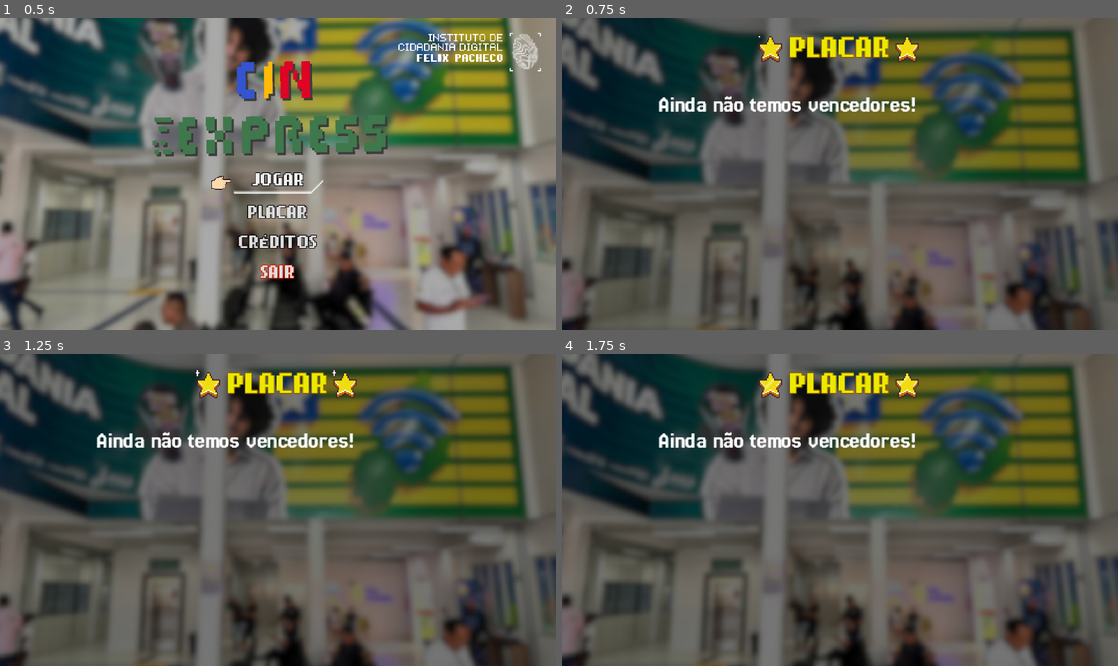
Above: before the commit, frames 1-4 (two rows, left to right).
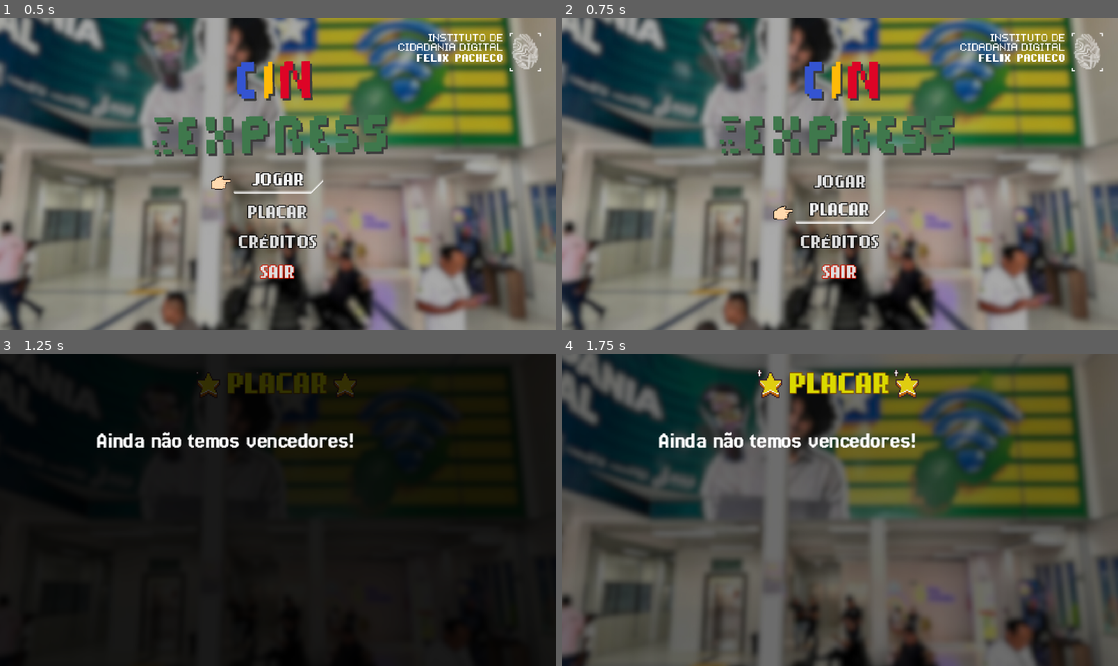
Above: after the commit, the same moments.

Repository: bianca-bezerra/CINExpress
Game: Godot game, scene res://scenes/levels/menu_scene.tscn
Two runs of this game, one before a commit and one after it. Both use one fixed random seed, a clock stepped at 60 frames per second and the inputs below.
Inputs:
- Up to frame 1 (0.5 s): no input
- Up to frame 2 (0.75 s): click "PLACAR" at 0.5 s
- Up to frame 3 (1.25 s): no input
- Up to frame 4 (1.75 s): tap Enter (ui_accept) at 1.25, 1.52, 1.55 s; hold End (ui_end) from 1.28 s (still down)

Frame 1 is identical in both runs. In frame 2, 84% of the frame differs, in the area x 0-100%, y 0-100%; in frame 3, 97%; in frame 4, less than 0.1%.

Commit message:
Implement player experience improvements

Diff:
--- a/scenes/levels/username_scene.tscn
+++ b/scenes/levels/username_scene.tscn
@@ -40,9 +40,9 @@
 [node name="PreviousButton" type="Button" parent="."]
 z_index = 41
 offset_left = 137.0
-offset_top = 157.0
+offset_top = 172.0
 offset_right = 176.505
-offset_bottom = 173.71364
+offset_bottom = 188.71364
 scale = Vector2(0.6581444, 0.6581444)
 theme_override_colors/font_color = Color(0.8258557, 0.04360277, 0.04360277, 1)
 theme_override_font_sizes/font_size = 8
@@ -67,14 +67,61 @@
 
 [node name="WarningLabel" type="RichTextLabel" parent="."]
 offset_left = 137.0
-offset_top = 117.0
+offset_top = 112.0
 offset_right = 350.0
-offset_bottom = 154.0
+offset_bottom = 124.0
 theme_override_colors/default_color = Color(0.8156863, 0.20392157, 0.17254902, 1)
 theme_override_fonts/normal_font = ExtResource("4_37a74")
-theme_override_font_sizes/normal_font_size = 8
-text = "Esse nome ja existe"
+theme_override_font_sizes/normal_font_size = 7
+text = "Esse nome já existe"
+
+[node name="ProfileSearch" type="LineEdit" parent="."]
+offset_left = 137.0
+offset_top = 124.0
+offset_right = 351.0
+offset_bottom = 137.0
+theme_override_fonts/font = ExtResource("4_37a74")
+theme_override_font_sizes/font_size = 8
+placeholder_text = "Buscar perfil salvo..."
+flat = true
+
+[node name="ProfileList" type="ItemList" parent="."]
+offset_left = 137.0
+offset_top = 137.0
+offset_right = 351.0
+offset_bottom = 158.0
+theme_override_colors/font_color = Color(0.33028352, 0.33028352, 0.33052, 1)
+theme_override_fonts/font = ExtResource("4_37a74")
+theme_override_font_sizes/font_size = 8
+allow_reselect = true
+
+[node name="NoProfilesLabel" type="Label" parent="."]
+offset_left = 139.0
+offset_top = 140.0
+offset_right = 349.0
+offset_bottom = 153.0
+theme_override_colors/font_color = Color(0.38, 0.38, 0.38, 1)
+theme_override_fonts/font = ExtResource("4_37a74")
+theme_override_font_sizes/font_size = 7
+text = "Nenhum perfil encontrado"
+horizontal_alignment = 1
+vertical_alignment = 1
+mouse_filter = 2
+visible = false
+
+[node name="UseProfileButton" type="Button" parent="."]
+offset_left = 137.0
+offset_top = 158.0
+offset_right = 213.0
+offset_bottom = 171.0
+theme_override_colors/font_color = Color(0.8258557, 0.04360277, 0.04360277, 1)
+theme_override_font_sizes/font_size = 7
+theme_override_styles/normal = SubResource("StyleBoxFlat_st0jp")
+theme_override_styles/pressed = SubResource("StyleBoxFlat_gykg1")
+theme_override_styles/hover = SubResource("StyleBoxFlat_37a74")
+text = "Usar perfil"
+disabled = true
+focus_mode = 0
 
 [connection signal="pressed" from="PreviousButton" to="." method="_on_previous_button_pressed"]
-[connection signal="text_submitted" from="NameInput" to="." method="_on_name_input_2_text_submitted"]
 [connection signal="text_submitted" from="NameInput" to="." method="_on_name_input_text_submitted"]
--- a/scripts/credits_scene.gd
+++ b/scripts/credits_scene.gd
@@ -35,4 +35,4 @@
 	if event.is_action_pressed("ui_cancel"):
 		GameManager.change_to_menu_scene()
 	if event.is_action_pressed("ui_end"):
-		get_tree().change_scene_to_file("res://scenes/secret_scene.tscn")
+		GameManager.transition_to_scene("res://scenes/secret_scene.tscn")
--- a/scripts/intro_scene.gd
+++ b/scripts/intro_scene.gd
@@ -155,10 +155,11 @@
 		balao_fala.visible = false
 
 	GameManager.game_timer.start(GameManager.total_game_duration)
-
+	PlayerManager.set_combo_timer_paused_for_cutscene(false)
 	GameManager.primeira_rodada = false
 
 	GameManager.change_to_next_level()
 
 func iniciar_jogo_sem_intro():
+	PlayerManager.set_combo_timer_paused_for_cutscene(false)
 	GameManager.change_to_next_level()
--- a/scripts/moderator_scene.gd
+++ b/scripts/moderator_scene.gd
@@ -32,7 +32,7 @@
 
 func _process(_delta: float) -> void:
 	if Input.is_action_just_pressed("ui_cancel"):
-		get_tree().change_scene_to_file("res://scenes/secret_scene.tscn")
+		GameManager.transition_to_scene("res://scenes/secret_scene.tscn")
 	if Input.is_action_just_pressed("space"):
 		player_list.add_item("aa")
 
--- a/scripts/outro_scene.gd
+++ b/scripts/outro_scene.gd
@@ -25,6 +25,7 @@
 	if GameManager.game_timer.time_left > 0:
 		tempo_salvo = GameManager.game_timer.time_left
 		GameManager.game_timer.paused = true
+	PlayerManager.set_combo_timer_paused_for_cutscene(true)
 
 	personagem_sprite.texture = CharacterManager.get_sprite_feliz()
 	personagem_sprite.position = Vector2(posicao_inicial_x, posicao_y)
@@ -54,9 +55,6 @@
 		GameManager.game_timer.paused = false
 
 		GameManager.primeira_rodada = false
-
-		GameManager.scene_transintion_animation.play("fade_in")
-		get_tree().change_scene_to_file("res://scenes/intro_scene.tscn")
-		GameManager.scene_transintion_animation.play("fade_out")
+		GameManager.transition_to_scene("res://scenes/intro_scene.tscn", true)
 	else:
 		GameManager.end_game()
--- a/scripts/player_manager.gd
+++ b/scripts/player_manager.gd
@@ -17,13 +17,32 @@
 var multiplier := 1
 
 var _scores_in_a_row := 0
+var _combo_paused_for_transition := false
+var _combo_paused_for_cutscene := false
 
 @export var COMBO_INIT_SCORES_IN_A_ROW = 4
 
 @onready var combo_timer = $ComboTimer
 
 func _process(_delta: float) -> void:
-	combo_timer.paused = GameManager.game_timer.paused
+	_sync_combo_timer_pause()
+
+
+func set_combo_timer_paused_for_transition(paused: bool) -> void:
+	_combo_paused_for_transition = paused
+	_sync_combo_timer_pause()
+
+
+func set_combo_timer_paused_for_cutscene(paused: bool) -> void:
+	_combo_paused_for_cutscene = paused
+	_sync_combo_timer_pause()
+
+
+func _sync_combo_timer_pause() -> void:
+	if combo_timer == null:
+		return
+	var game_timer_paused := GameManager.game_timer != null and GameManager.game_timer.paused
+	combo_timer.paused = game_timer_paused or _combo_paused_for_transition or _combo_paused_for_cutscene
 
 func reset_current_player_data():
 	_current_player_data = {
@@ -38,7 +57,20 @@
 
 func register_new_player(player_name: String):
 	_current_player_data["name"] = player_name
-	_current_player_data["id"] = Time.get_ticks_msec()
+	var profile_id := Time.get_ticks_msec()
+	while not get_player_by_id(profile_id).is_empty():
+		profile_id += 1
+	_current_player_data["id"] = profile_id
+
+
+func register_existing_player(player_id: int) -> bool:
+	var profile := get_player_by_id(player_id)
+	if profile.is_empty():
+		return false
+	reset_current_player_data()
+	_current_player_data["id"] = profile.get("id", player_id)
+	_current_player_data["name"] = str(profile.get("name", ""))
+	return true
 
 func _handle_combo():
 	_scores_in_a_row += 1
@@ -70,7 +102,31 @@
 	cin_increased.emit()
 
 func save_current_player():
-	SaveManager.game_data["dashboard"].append(_current_player_data)
+	var dashboard: Array = SaveManager.game_data.get("dashboard", [])
+	var player_data: Dictionary = _current_player_data.duplicate(true)
+	for index in range(dashboard.size()):
+		var saved_profile: Dictionary = dashboard[index]
+		if str(saved_profile.get("id", "")) != str(player_data.get("id", "")):
+			continue
+		## Reusing a profile updates its existing leaderboard row instead of
+		## adding another copy of the same player after every run.
+		player_data["score"] = maxf(
+			float(saved_profile.get("score", 0.0)),
+			float(player_data.get("score", 0.0))
+		)
+		player_data["cin_count"] = (
+			int(saved_profile.get("cin_count", 0)) + int(player_data.get("cin_count", 0))
+		)
+		player_data["best_combo"] = maxf(
+			float(saved_profile.get("best_combo", 0.0)),
+			float(player_data.get("best_combo", 0.0))
+		)
+		dashboard[index] = player_data
+		SaveManager.game_data["dashboard"] = dashboard
+		SaveManager.save_game()
+		return
+	dashboard.append(player_data)
+	SaveManager.game_data["dashboard"] = dashboard
 	SaveManager.save_game()
 
 func register_start_time(start_time_timestamp: String):
--- a/scripts/secret_scene.gd
+++ b/scripts/secret_scene.gd
@@ -28,11 +28,11 @@
 
 
 func _on_moderation_pressed() -> void:
-	get_tree().change_scene_to_file("res://scenes/moderator_scene.tscn")
+	GameManager.transition_to_scene("res://scenes/moderator_scene.tscn")
 
 func _on_ok_pressed() -> void:
 	GameManager.can_show_assistent = show_assistant_checkbox.button_pressed
 	print("Configurações salvas:")
 	print("→ Tempo de jogo:", game_time)
 	print("→ Mostrar assistente:", show_assistant)
-	get_tree().change_scene_to_file("res://scenes/levels/menu_scene.tscn")
+	GameManager.transition_to_scene("res://scenes/levels/menu_scene.tscn")
--- a/scripts/singletons/game_manager.gd
+++ b/scripts/singletons/game_manager.gd
@@ -9,6 +9,7 @@
 @onready var scene_transintion_animation = $SceneTransitionAnimation/AnimationPlayer
 
 var _can_show_game_ui = false
+var _scene_transition_in_progress := false
 
 var game_levels  = {
 	"type": preload("res://scenes/levels/type_quickly.tscn"),
@@ -36,15 +37,14 @@
 	primeira_rodada = true
 	game_timer.stop()
 	game_timer.paused = false
-	scene_transintion_animation.play("fade_in")
-	get_tree().change_scene_to_file("res://scenes/intro_scene.tscn")
-	scene_transintion_animation.play("fade_out")
+	PlayerManager.set_combo_timer_paused_for_cutscene(false)
+	transition_to_scene("res://scenes/intro_scene.tscn")
 
 func change_to_ranking():
-	get_tree().change_scene_to_file("res://scenes/ranking_scene.tscn")
+	transition_to_scene("res://scenes/ranking_scene.tscn")
 
 func change_to_credits():
-	get_tree().change_scene_to_file("res://scenes/credits_scene.tscn")
+	transition_to_scene("res://scenes/credits_scene.tscn")
 
 func change_to_next_level():
 	_can_show_game_ui = true
@@ -56,10 +56,7 @@
 
 	var scene = game_levels[scene_name]
 	current_game_level += 1
-
-	scene_transintion_animation.play("fade_in")
-	get_tree().change_scene_to_packed(scene)
-	scene_transintion_animation.play("fade_out")
+	transition_to_scene(scene, true)
 
 
 func finalizar_rodada():
@@ -67,25 +64,23 @@
 	current_game_level = 0
 	PlayerManager.increment_cin_count()
 	current_level += 1
-	get_tree().change_scene_to_file("res://scenes/outro_scene.tscn")
-	_can_show_game_ui = true
+	PlayerManager.set_combo_timer_paused_for_cutscene(true)
+	transition_to_scene("res://scenes/outro_scene.tscn")
 
 
 func change_to_username_scene():
-	scene_transintion_animation.play("fade_in")
-	get_tree().change_scene_to_file("res://scenes/levels/username_scene.tscn")
-	scene_transintion_animation.play("fade_out")
+	transition_to_scene("res://scenes/levels/username_scene.tscn")
 
 
 func change_to_menu_scene():
-	scene_transintion_animation.play("fade_in")
-	get_tree().change_scene_to_file("res://scenes/levels/menu_scene.tscn")
-	scene_transintion_animation.play("fade_out")
+	transition_to_scene("res://scenes/levels/menu_scene.tscn")
 
 
 func end_game():
 	game_timer.stop()
 	game_timer.paused = false
+	PlayerManager.set_combo_timer_paused_for_cutscene(false)
+	PlayerManager.stop_combo()
 
 	_can_show_game_ui = false
 	current_level = 0
@@ -94,9 +89,49 @@
 	primeira_rodada = true
 
 	PlayerManager.save_current_player()
+	transition_to_scene("res://scenes/results_screen.tscn")
+
+
+func transition_to_scene(target: Variant, resume_game_timer_after_transition := false) -> void:
+	if _scene_transition_in_progress:
+		return
+	_scene_transition_in_progress = true
+	var game_timer_was_running := not game_timer.is_stopped()
+	var game_timer_was_paused := game_timer.paused
+	if game_timer_was_running:
+		game_timer.paused = true
+	PlayerManager.set_combo_timer_paused_for_transition(true)
+
 	scene_transintion_animation.play("fade_in")
-	get_tree().change_scene_to_file("res://scenes/results_screen.tscn")
+	await scene_transintion_animation.animation_finished
+
+	var change_result := FAILED
+	if target is PackedScene:
+		change_result = get_tree().change_scene_to_packed(target)
+	else:
+		change_result = get_tree().change_scene_to_file(str(target))
+
+	if change_result != OK:
+		push_error("Não foi possível abrir a cena: %s" % str(target))
+		scene_transintion_animation.play("fade_out")
+		await scene_transintion_animation.animation_finished
+		if game_timer_was_running:
+			game_timer.paused = game_timer_was_paused
+		_scene_transition_in_progress = false
+		PlayerManager.set_combo_timer_paused_for_transition(false)
+		return
+
+	## A destination scene may change the gameplay timer in _ready(). Keep it
+	## paused until the new scene is fully visible, then resume only when the
+	## caller is entering active gameplay.
+	if not game_timer.is_stopped():
+		game_timer.paused = true
 	scene_transintion_animation.play("fade_out")
+	await scene_transintion_animation.animation_finished
+	if game_timer_was_running:
+		game_timer.paused = game_timer_was_paused or not resume_game_timer_after_transition
+	_scene_transition_in_progress = false
+	PlayerManager.set_combo_timer_paused_for_transition(false)
 
 
 func get_dashboard():
--- a/scripts/username_scene.gd
+++ b/scripts/username_scene.gd
@@ -2,10 +2,22 @@
 
 @onready var input = $NameInput
 @onready var warning_label: RichTextLabel = $WarningLabel
+@onready var profile_search: LineEdit = $ProfileSearch
+@onready var profile_list: ItemList = $ProfileList
+@onready var no_profiles_label: Label = $NoProfilesLabel
+@onready var use_profile_button: Button = $UseProfileButton
+
+var _visible_profile_ids: Array[int] = []
 
 
 func _ready() -> void:
 	warning_label.visible = false
+	input.text_changed.connect(_on_name_input_text_changed)
+	profile_search.text_changed.connect(_on_profile_search_text_changed)
+	profile_list.item_selected.connect(_on_profile_selected)
+	profile_list.item_activated.connect(_on_profile_activated)
+	use_profile_button.pressed.connect(_on_use_profile_button_pressed)
+	_refresh_profile_list("")
 	input.grab_focus()
 
 func _input(event: InputEvent):
@@ -42,13 +54,63 @@
 	for dashboard in SaveManager.game_data.get("dashboard", []):
 		var old_player_name := str(dashboard.get("name", "")).strip_edges()
 		if player_name.to_lower() == old_player_name.to_lower():
-			_show_warning("Esse nome ja existe")
+			_show_warning("Esse nome já existe. Selecione o perfil salvo abaixo.")
 			return
 
 	_hide_warning()
 
 	PlayerManager.register_new_player(player_name)
 	GameManager.start_game()
+
+
+func _on_name_input_text_changed(_new_text: String) -> void:
+	_hide_warning()
+
+
+func _on_profile_search_text_changed(query: String) -> void:
+	_hide_warning()
+	_refresh_profile_list(query)
+
+
+func _refresh_profile_list(query: String) -> void:
+	profile_list.clear()
+	_visible_profile_ids.clear()
+	use_profile_button.disabled = true
+
+	var saved_profiles: Array[Dictionary] = []
+	for profile in SaveManager.game_data.get("dashboard", []):
+		if profile is Dictionary and not str(profile.get("name", "")).strip_edges().is_empty():
+			saved_profiles.append(profile)
+
+	if saved_profiles.is_empty():
+		profile_search.visible = false
+		profile_list.visible = false
+		no_profiles_label.visible = false
+		use_profile_button.visible = false
+		return
+
+	profile_search.visible = true
+	profile_list.visible = true
+	use_profile_button.visible = true
+	var normalized_query := query.strip_edges().to_lower()
+	saved_profiles.sort_custom(func(a: Dictionary, b: Dictionary) -> bool:
+		return str(a.get("name", "")).nocasecmp_to(str(b.get("name", ""))) < 0
+	)
+
+	for profile in saved_profiles:
+		var profile_name := str(profile.get("name", "")).strip_edges()
+		if not normalized_query.is_empty() and not profile_name.to_lower().contains(normalized_query):
+			continue
+		var profile_id := int(profile.get("id", -1))
+		if profile_id < 0:
+			continue
+		var best_score := int(round(float(profile.get("score", 0.0))))
+		profile_list.add_item("%s  -  %d pts" % [profile_name, best_score])
+		_visible_profile_ids.append(profile_id)
+
+	no_profiles_label.visible = _visible_profile_ids.is_empty()
+	if no_profiles_label.visible:
+		no_profiles_label.text = "Nenhum perfil encontrado"
 
 
 func _show_warning(msg: String) -> void:
@@ -61,5 +123,28 @@
 	warning_label.visible = false
 
 
+func _on_profile_selected(index: int) -> void:
+	use_profile_button.disabled = index < 0 or index >= _visible_profile_ids.size()
+
+
+func _on_profile_activated(index: int) -> void:
+	_on_profile_selected(index)
+	_on_use_profile_button_pressed()
+
+
+func _on_use_profile_button_pressed() -> void:
+	var selected_index := profile_list.get_selected_items()
+	if selected_index.is_empty():
+		return
+	var item_index := selected_index[0]
+	if item_index < 0 or item_index >= _visible_profile_ids.size():
+		return
+	if not PlayerManager.register_existing_player(_visible_profile_ids[item_index]):
+		_show_warning("Não foi possível carregar esse perfil. Atualize a lista e tente de novo.")
+		return
+	_hide_warning()
+	GameManager.start_game()
+
+
 func _on_previous_button_pressed():
 	GameManager.change_to_menu_scene()
